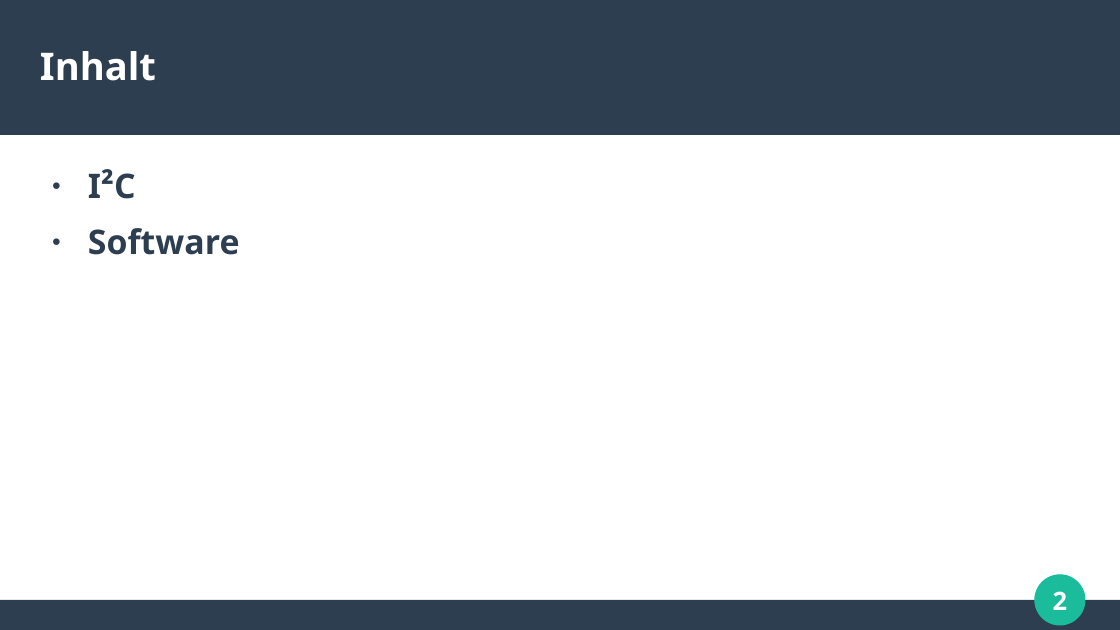
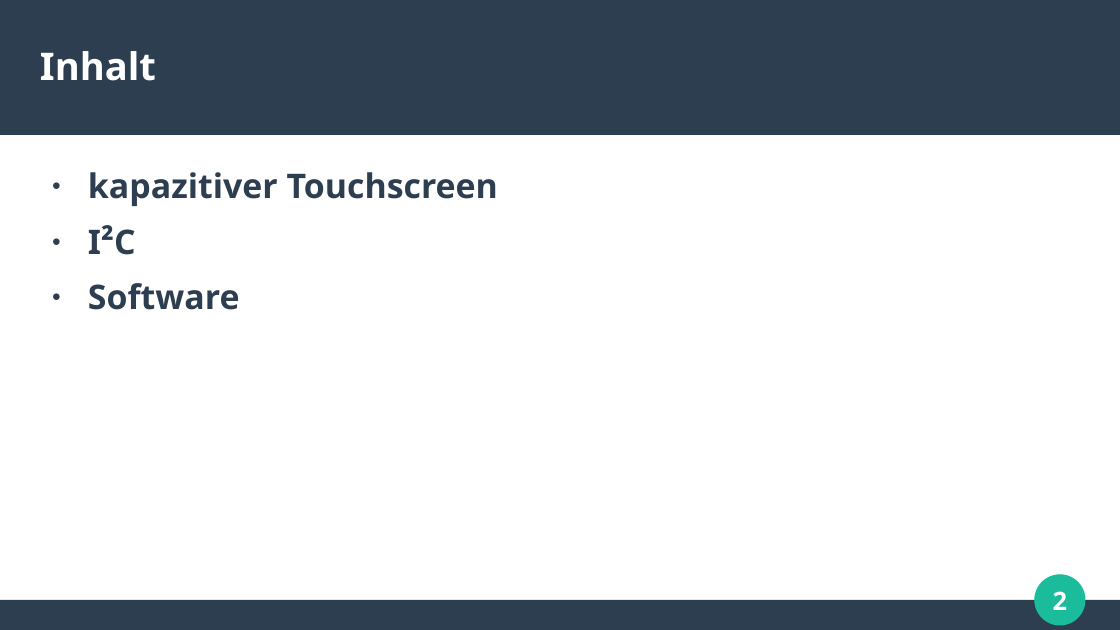
Before and after one commit to tim-ludwig/STM32-Touchscreen, a slide deck: slide 2 of Projektarbeit/Vortrag.odp. Drawn at 1120x630 pixels with LibreOffice and Linux fonts; fonts in the diff are those of the drawing. Boxes give left, top, right and bottom in pixels: in the first picture for what was removed or moved away, otherwise in the second. Text is boxed around its words. In the diff, an @@ line names an element or a change of style, - is before the commit and + after.

Commit message:
Updated presentation

```diff
--- a/Projektarbeit/Vortrag.odp
+++ b/Projektarbeit/Vortrag.odp
@@ text at (88,172,498,206): paragraph added @@
+● kapazitiver Touchscreen
```
Also in this commit, not shown: 5 slides added.
